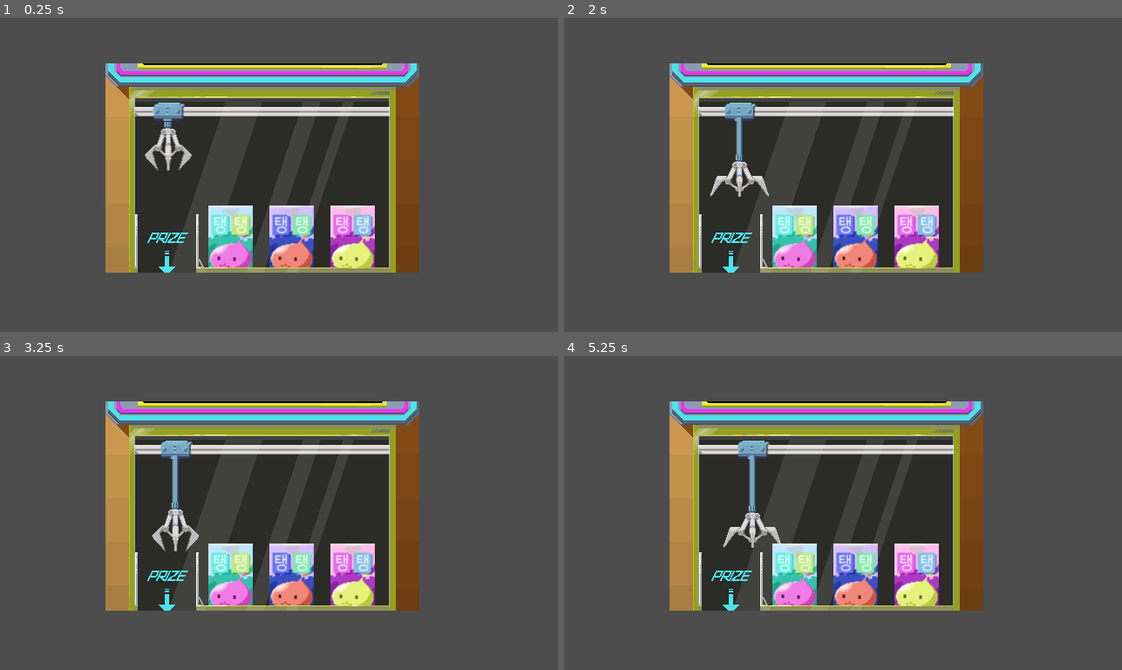
Above: before the commit, frames 1-4 (two rows, left to right).
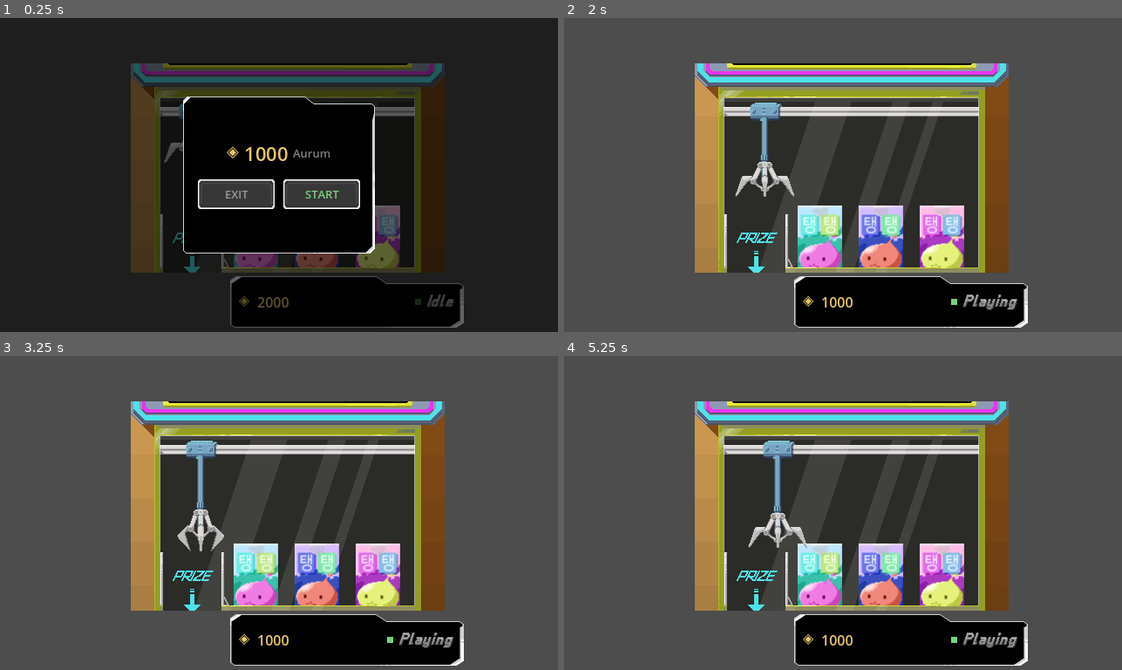
Above: after the commit, the same moments.

Repository: Sandy4j/crane_minigame
Game: Godot game, scene res://CraneMachine.tscn
Two runs of this game, one before a commit and one after it. Both use one fixed random seed, a clock stepped at 60 frames per second and the inputs below.
Inputs (mouse positions are in pixels of both pictures, inside the frame that each line leads up to):
- Up to frame 1 (0.25 s): no input
- Up to frame 2 (2 s): click (887, 193) at 0.5 s, where only the run after the commit has a clickable "START"; tap Enter at 1.25 s; hold Right (right) from 1.28 s (still down); tap Space (grab) at 1.35 s
- Up to frame 3 (3.25 s): release Right (right) at 2.03 s; hold Left (left) 2.03-2.78 s; tap Space (grab) at 2.1, 2.85 s; hold Right (right) from 2.78 s (still down)
- Up to frame 4 (5.25 s): tap Space (grab) at 3.6, 4.35, 5.1 s; release Right (right) at 4.28 s; hold Left (left) from 4.28 s (still down)

The runs differ from the first frame. In frame 1, 97% of the frame differs, in the area x 0-100%, y 0-100%; in frame 2, 27%; in frame 3, 27%; in frame 4, 27%.
Error before the commit: Invalid call. Nonexistent function 'end_session' in base 'Node2D (CraneMachine.gd)'. (res://Scripts/CraneTrain.gd:33)

Commit message:
feat: Implement crane machine session management and UI updates

Diff:
--- a/CraneMachine.tscn
+++ b/CraneMachine.tscn
@@ -1,9 +1,10 @@
-[gd_scene load_steps=19 format=3 uid="uid://dinq705c1nio0"]
+[gd_scene load_steps=28 format=3 uid="uid://dinq705c1nio0"]
 
 [ext_resource type="Script" path="res://Scripts/CraneMachine.gd" id="1_eb7fx"]
 [ext_resource type="Texture2D" uid="uid://cb4mcxm6glm5x" path="res://Asset/Crane_BG_C.png" id="2_6flr6"]
 [ext_resource type="Texture2D" uid="uid://lr8ejdnq26sc" path="res://Asset/Crane_Main.png" id="3_fop12"]
 [ext_resource type="Texture2D" uid="uid://bkknqndlbm644" path="res://Asset/Crane_Glass.png" id="4_qpvyu"]
+[ext_resource type="Texture2D" uid="uid://ct1fhqjfc1s00" path="res://Asset/Crane_UI_Empty.png" id="5_g8f33"]
 [ext_resource type="Script" path="res://Scripts/CraneTrain.gd" id="5_u0b50"]
 [ext_resource type="Texture2D" uid="uid://dtarhum7svgbx" path="res://Asset/Crane_Game_Train.png" id="6_88asv"]
 [ext_resource type="Script" path="res://Scripts/CraneClaw.gd" id="7_yg7s0"]
@@ -14,6 +15,11 @@
 [ext_resource type="Texture2D" uid="uid://c61ug1tdo54me" path="res://Asset/Crane_Game_Box_A.png" id="12_1g3iw"]
 [ext_resource type="Texture2D" uid="uid://d1h7pu4moucrq" path="res://Asset/Crane_Game_Box_B.png" id="13_2m47i"]
 [ext_resource type="Texture2D" uid="uid://cc706nq3q2kjh" path="res://Asset/Crane_Game_Box_C.png" id="14_r0roq"]
+[ext_resource type="Texture2D" uid="uid://bohydmx1mr4iw" path="res://Asset/font/ui_interaction_bg.png" id="15_cuckp"]
+[ext_resource type="Script" path="res://UI/UI.gd" id="16_e03ug"]
+[ext_resource type="FontFile" uid="uid://1m8t6fwto306" path="res://Asset/font/bistrobold.fnt" id="16_hhadh"]
+[ext_resource type="PackedScene" uid="uid://6uvblp3i1p43" path="res://UI/CraneMachinePopup.tscn" id="18_gfoak"]
+[ext_resource type="Script" path="res://UI/CraneMachinePopup.gd" id="20_v6juf"]
 
 [sub_resource type="SpriteFrames" id="SpriteFrames_qcgj4"]
 animations = [{
@@ -62,21 +68,32 @@
 [sub_resource type="RectangleShape2D" id="RectangleShape2D_7vbr8"]
 
 [sub_resource type="RectangleShape2D" id="RectangleShape2D_3suxs"]
-size = Vector2(50, 71)
+size = Vector2(50, 22.5)
+
+[sub_resource type="RectangleShape2D" id="RectangleShape2D_vf5m2"]
+size = Vector2(50, 22.5)
+
+[sub_resource type="RectangleShape2D" id="RectangleShape2D_36kft"]
+size = Vector2(50, 22.5)
 
 [sub_resource type="RectangleShape2D" id="RectangleShape2D_iw5yq"]
 size = Vector2(66, 35)
 
+[sub_resource type="LabelSettings" id="LabelSettings_vrbh8"]
+font = ExtResource("16_hhadh")
+font_size = 25
+font_color = Color(0.764706, 0.764706, 0.764706, 1)
+
 [node name="CraneMachine" type="Node2D"]
 script = ExtResource("1_eb7fx")
 
 [node name="BG" type="Sprite2D" parent="."]
-position = Vector2(301, 172)
+position = Vector2(330, 172)
 texture = ExtResource("2_6flr6")
 metadata/_edit_lock_ = true
 
 [node name="Main" type="Sprite2D" parent="."]
-position = Vector2(301, 172)
+position = Vector2(330, 172)
 texture = ExtResource("3_fop12")
 metadata/_edit_lock_ = true
 
@@ -84,9 +101,14 @@
 texture = ExtResource("4_qpvyu")
 metadata/_edit_lock_ = true
 
+[node name="EmptyLabel" type="Sprite2D" parent="Main"]
+position = Vector2(10, 0)
+texture = ExtResource("5_g8f33")
+
 [node name="CraneTrain" type="Node2D" parent="."]
-position = Vector2(194, 108)
+position = Vector2(223, 108)
 script = ExtResource("5_u0b50")
+metadata/_edit_lock_ = true
 
 [node name="Sprite2D" type="Sprite2D" parent="CraneTrain"]
 texture = ExtResource("6_88asv")
@@ -95,8 +117,11 @@
 position = Vector2(-1, 10)
 
 [node name="CraneClaw" type="Area2D" parent="CraneTrain"]
+z_index = 10
+z_as_relative = false
 position = Vector2(-1, 40)
 script = ExtResource("7_yg7s0")
+success_chance = 0.8
 
 [node name="CraneWire" type="Sprite2D" parent="CraneTrain/CraneClaw"]
 texture_repeat = 2
@@ -106,49 +131,130 @@
 
 [node name="ClawSprite" type="AnimatedSprite2D" parent="CraneTrain/CraneClaw"]
 sprite_frames = SubResource("SpriteFrames_qcgj4")
-animation = &"ClawNeutral"
+animation = &"ClawOpen"
 frame = 1
 frame_progress = 1.0
 
 [node name="CollisionShape2D" type="CollisionShape2D" parent="CraneTrain/CraneClaw"]
-position = Vector2(0, 9)
+position = Vector2(0, 13)
 shape = SubResource("RectangleShape2D_7vbr8")
 
 [node name="Box A" type="Area2D" parent="." groups=["box"]]
-position = Vector2(265, 251)
+z_index = 1
+z_as_relative = false
+position = Vector2(294, 251)
+metadata/_edit_lock_ = true
 
 [node name="Sprite2D" type="Sprite2D" parent="Box A"]
 texture = ExtResource("12_1g3iw")
 
 [node name="CollisionShape2D" type="CollisionShape2D" parent="Box A"]
 visible = false
+position = Vector2(0, -24.25)
 shape = SubResource("RectangleShape2D_3suxs")
 
 [node name="Box B" type="Area2D" parent="." groups=["box"]]
-position = Vector2(335, 251)
+z_index = 1
+z_as_relative = false
+position = Vector2(364, 251)
+metadata/_edit_lock_ = true
 
 [node name="Sprite2D" type="Sprite2D" parent="Box B"]
 texture = ExtResource("13_2m47i")
 
 [node name="CollisionShape2D" type="CollisionShape2D" parent="Box B"]
 visible = false
-shape = SubResource("RectangleShape2D_3suxs")
+position = Vector2(0, -24)
+shape = SubResource("RectangleShape2D_vf5m2")
 
 [node name="Box C" type="Area2D" parent="." groups=["box"]]
-position = Vector2(405, 251)
+z_index = 1
+z_as_relative = false
+position = Vector2(434, 251)
+metadata/_edit_lock_ = true
 
 [node name="Sprite2D" type="Sprite2D" parent="Box C"]
 texture = ExtResource("14_r0roq")
 
 [node name="CollisionShape2D" type="CollisionShape2D" parent="Box C"]
 visible = false
-shape = SubResource("RectangleShape2D_3suxs")
+position = Vector2(0, -24)
+shape = SubResource("RectangleShape2D_36kft")
 
 [node name="DropZone" type="Area2D" parent="."]
-position = Vector2(169, 251)
+position = Vector2(198, 251)
 
 [node name="CollisionShape2D" type="CollisionShape2D" parent="DropZone"]
-position = Vector2(23, 7.5)
+position = Vector2(24, 66)
 shape = SubResource("RectangleShape2D_iw5yq")
 
+[node name="UI" type="CanvasLayer" parent="."]
+layer = 10
+script = ExtResource("16_e03ug")
+
+[node name="Control" type="Control" parent="UI"]
+layout_mode = 3
+anchors_preset = 15
+anchor_right = 1.0
+anchor_bottom = 1.0
+grow_horizontal = 2
+grow_vertical = 2
+mouse_filter = 2
+
+[node name="HUDBar" type="TextureRect" parent="UI/Control"]
+layout_mode = 1
+anchors_preset = 1
+anchor_left = 1.0
+anchor_right = 1.0
+offset_left = -376.0
+offset_top = 296.0
+offset_right = -108.0
+offset_bottom = 355.0
+grow_horizontal = 0
+texture = ExtResource("15_cuckp")
+
+[node name="Content" type="HBoxContainer" parent="UI/Control/HUDBar"]
+layout_mode = 1
+anchors_preset = 15
+anchor_right = 1.0
+anchor_bottom = 1.0
+offset_left = 10.0
+offset_top = 6.0
+offset_right = -10.0
+offset_bottom = -6.0
+grow_horizontal = 2
+grow_vertical = 2
+theme_override_constants/separation = 8
+
+[node name="AurumIcon" type="Label" parent="UI/Control/HUDBar/Content"]
+layout_mode = 2
+theme_override_colors/font_color = Color(0.91, 0.78, 0.42, 1)
+theme_override_font_sizes/font_size = 16
+text = "◈"
+
+[node name="AurumLabel" type="Label" parent="UI/Control/HUDBar/Content"]
+layout_mode = 2
+size_flags_horizontal = 3
+theme_override_colors/font_color = Color(0.91, 0.78, 0.42, 1)
+theme_override_font_sizes/font_size = 16
+text = "0"
+metadata/node_id = "aurum_label"
+
+[node name="StatusDot" type="ColorRect" parent="UI/Control/HUDBar/Content"]
+custom_minimum_size = Vector2(7, 7)
+layout_mode = 2
+size_flags_vertical = 4
+color = Color(0.23, 0.36, 0.23, 1)
+metadata/node_id = "status_dot"
+
+[node name="StatusLabel" type="Label" parent="UI/Control/HUDBar/Content"]
+layout_mode = 2
+text = "Idle"
+label_settings = SubResource("LabelSettings_vrbh8")
+metadata/node_id = "status_label"
+
+[node name="CraneMachinePopup" parent="." instance=ExtResource("18_gfoak")]
+visible = false
+script = ExtResource("20_v6juf")
+
 [connection signal="area_shape_entered" from="DropZone" to="." method="_on_drop_zone_area_shape_entered"]
--- /dev/null
+++ b/CraneMachineHUD.tscn
@@ -0,0 +1,76 @@
+[gd_scene load_steps=2 format=3 uid="uid://dai0otd40lasp"]
+
+[ext_resource type="Texture2D" uid="uid://bohydmx1mr4iw" path="res://Asset/font/ui_interaction_bg.png" id="1_hudbg"]
+
+[node name="CraneMachineHUD" type="CanvasLayer"]
+layer = 10
+
+[node name="HUDRoot" type="Control" parent="."]
+layout_mode = 3
+anchors_preset = 15
+anchor_right = 1.0
+anchor_bottom = 1.0
+grow_horizontal = 2
+grow_vertical = 2
+mouse_filter = 2
+
+[node name="HUDBar" type="NinePatchRect" parent="HUDRoot"]
+layout_mode = 1
+anchors_preset = 2
+anchor_top = 1.0
+anchor_bottom = 1.0
+offset_left = 12.0
+offset_top = -52.0
+offset_right = 280.0
+offset_bottom = -12.0
+grow_vertical = 0
+texture = ExtResource("1_hudbg")
+patch_margin_left = 12
+patch_margin_top = 12
+patch_margin_right = 20
+patch_margin_bottom = 12
+
+[node name="Content" type="HBoxContainer" parent="HUDRoot/HUDBar"]
+layout_mode = 1
+anchors_preset = 15
+anchor_right = 1.0
+anchor_bottom = 1.0
+offset_left = 10.0
+offset_top = 6.0
+offset_right = -10.0
+offset_bottom = -6.0
+grow_horizontal = 2
+grow_vertical = 2
+theme_override_constants/separation = 8
+
+[node name="AurumIcon" type="Label" parent="HUDRoot/HUDBar/Content"]
+layout_mode = 2
+theme_override_colors/font_color = Color(0.91, 0.78, 0.42, 1)
+theme_override_font_sizes/font_size = 16
+text = "◈"
+
+[node name="AurumLabel" type="Label" parent="HUDRoot/HUDBar/Content"]
+layout_mode = 2
+size_flags_horizontal = 3
+theme_override_colors/font_color = Color(0.91, 0.78, 0.42, 1)
+theme_override_font_sizes/font_size = 16
+text = "0"
+metadata/node_id = "aurum_label"
+
+[node name="Separator" type="VSeparator" parent="HUDRoot/HUDBar/Content"]
+layout_mode = 2
+size_flags_vertical = 4
+
+[node name="StatusDot" type="ColorRect" parent="HUDRoot/HUDBar/Content"]
+custom_minimum_size = Vector2(7, 7)
+layout_mode = 2
+size_flags_vertical = 4
+color = Color(0.23, 0.36, 0.23, 1)
+metadata/node_id = "status_dot"
+
+[node name="StatusLabel" type="Label" parent="HUDRoot/HUDBar/Content"]
+layout_mode = 2
+theme_override_colors/font_color = Color(0.6, 0.6, 0.6, 1)
+theme_override_font_sizes/font_size = 13
+text = "Idle"
+metadata/node_id = "status_label"
--- a/Scripts/CraneClaw.gd
+++ b/Scripts/CraneClaw.gd
@@ -3,10 +3,15 @@
 @export var drop_speed: float = 60.0
 @export var max_drop: float = 75.0
 
+@export var grab_offset: Vector2 = Vector2(0, 29)
+@export_range(0.0, 1.0, 0.01) var success_chance: float = 0.82
+
 var start_y: float
 var is_dropping: bool = false
 var is_returning: bool = false
+var is_failing: bool = false
 var grabbed_box: Area2D = null
+var _box_origin: Vector2
 
 @onready var wire: Sprite2D = $CraneWire
 @onready var anim: AnimatedSprite2D = $ClawSprite
@@ -15,13 +20,15 @@
 
 const WIRE_BASE_HEIGHT: float = 8.0
 
-signal box_dropped(box: Area2D)
+signal box_dropped
+signal grab_failed
 
 func _ready():
 	start_y = position.y
 
+## Claw dianggap sibuk jika sedang drop, return, atau animasi gagal
 func is_busy() -> bool:
-	return is_dropping or is_returning
+	return is_dropping or is_returning or is_failing
 
 func _process(delta):
 	if is_dropping:
@@ -37,7 +44,10 @@
 		if position.y <= start_y:
 			position.y = start_y
 			is_returning = false
-			get_parent().on_claw_finished()
+			if grabbed_box != null:
+				get_parent().on_claw_grabbed()
+			else:
+				get_parent().on_claw_finished()
 
 func _update_wire():
 	var anchor_local = to_local(train_anchor.global_position)
@@ -53,16 +63,59 @@
 	var overlapping = get_overlapping_areas()
 	if overlapping.size() > 0:
 		grabbed_box = overlapping[0]
+		_box_origin = grabbed_box.global_position
+
 		anim.play("ClawGrab")
+		var target_global := global_position + grab_offset
 		grabbed_box.reparent(self)
-		grabbed_box.position = Vector2(0, 10)
+		grabbed_box.global_position = target_global
 		if grabbed_box.has_node("CollisionShape2D"):
 			grabbed_box.get_node("CollisionShape2D").disabled = true
-		is_returning = true
+		await get_tree().create_timer(0.2).timeout
+
+		# Roll rng
+		if randf() <= success_chance:
+			is_returning = true
+		else:
+			_handle_fail()
 	else:
 		anim.play("ClawNeutral")
 		await get_tree().create_timer(0.2).timeout
 		is_returning = true
+
+
+## Handle saat gagal grab box
+func _handle_fail():
+	is_failing = true
+	is_returning = true
+
+	await get_tree().create_timer(0.55).timeout
+
+	if grabbed_box == null:
+		is_failing = false
+		return
+
+	var box = grabbed_box
+	var scene_root = get_tree().current_scene
+	grabbed_box = null
+
+	anim.play("ClawOpen")
+	box.reparent(scene_root)
+
+	if box.has_node("CollisionShape2D"):
+		box.get_node("CollisionShape2D").disabled = false
+
+	# Animasi kotak balik ke posisi semula
+	var tween = create_tween()
+	tween.set_ease(Tween.EASE_IN)
+	tween.set_trans(Tween.TRANS_QUAD)
+	tween.tween_property(box, "global_position", _box_origin, 0.4)
+
+	await tween.finished
+
+	anim.play("ClawNeutral")
+	is_failing = false
+	grab_failed.emit()
 
 func release_box():
 	if grabbed_box == null:
@@ -83,8 +136,8 @@
 	var tween = create_tween()
 	tween.set_ease(Tween.EASE_IN)
 	tween.set_trans(Tween.TRANS_QUAD)
-	tween.tween_property(box, "position:y", box.position.y + 120.0, 0.4)
+	tween.tween_property(box, "position:y", box.position.y + 200.0, 0.5)
 
 	await tween.finished
 	anim.play("ClawNeutral")
-	box_dropped.emit(box)
+	box_dropped.emit()
--- a/Scripts/CraneMachine.gd
+++ b/Scripts/CraneMachine.gd
@@ -1,7 +1,106 @@
 extends Node2D
 
+@export var session_cost: int = 1000
+@export var aurum: int = 2000
 
-func _on_drop_zone_area_shape_entered(area_rid, area, area_shape_index, local_shape_index):
+var session_active: bool = false
+var is_empty: bool = false
+var has_played_once: bool = false
+var pending_session: bool = false
+
+signal session_started
+signal session_failed_no_aurum
+signal session_ended
+signal aurum_changed(new_amount)
+signal machine_empty
+
+@onready var train = $CraneTrain
+@onready var claw = $CraneTrain/CraneClaw
+@onready var empty_label = $Main/EmptyLabel
+@onready var popup = $CraneMachinePopup
+@onready var ui = $UI
+
+
+func _ready():
+	claw.grab_failed.connect(_on_grab_failed)
+	claw.box_dropped.connect(_on_box_dropped)
+
+	empty_label.visible = false
+	train.can_move = false
+
+	aurum_changed.emit(aurum)
+
+	popup.open(session_cost, aurum)
+
+func try_start_session() -> void:
+	if is_empty:
+		return
+	if aurum < session_cost:
+		session_failed_no_aurum.emit()
+		popup.show_warning()
+		return
+
+	# Potong aurum untuk sesi pertama dari popup
+	aurum -= session_cost
+	aurum_changed.emit(aurum)
+
+	session_active = true
+	has_played_once = true
+	train.can_move = true
+	session_started.emit()
+	popup.close()
+
+func end_session() -> void:
+	session_active = false
+	train.can_move = false
+	session_ended.emit()
+
+	await get_tree().process_frame
+	_check_boxes()
+
+	if is_empty:
+		# Box habis, tampilkan popup
+		popup.open(session_cost, aurum)
+	else:
+		# Masih ada box, set pending session (aurum dipotong saat train mulai gerak)
+		pending_session = true
+		train.can_move = true
+		popup.close()
+
+func start_pending_session() -> void:
+	if not pending_session:
+		return
+
+	if aurum < session_cost:
+		session_failed_no_aurum.emit()
+		popup.show_warning()
+		popup.open(session_cost, aurum)
+		pending_session = false
+		train.can_move = false
+		return
+
+	# Potong aurum saat train mulai bergerak
+	aurum -= session_cost
+	aurum_changed.emit(aurum)
+
+	session_active = true
+	has_played_once = true
+	pending_session = false
+	session_started.emit()
+
+func _check_boxes() -> void:
+	var boxes = get_tree().get_nodes_in_group("box")
+	if boxes.size() == 0:
+		is_empty = true
+		empty_label.visible = true
+		machine_empty.emit()
+
+func _on_grab_failed():
+	end_session()
+
+func _on_box_dropped():
+	end_session()
+
+func _on_drop_zone_area_shape_entered(_area_rid, area, _area_shape_index, _local_shape_index):
 	if area.is_in_group("box"):
 		area.queue_free()
-		print("masuk")
--- a/Scripts/CraneTrain.gd
+++ b/Scripts/CraneTrain.gd
@@ -1,15 +1,38 @@
 extends Node2D
 
 @export var speed: float = 100.0
-var min_x: float = 190.0
-var max_x: float = 410.0
+@export var auto_speed: float = 100.0
+@export var drop_zone_x: float = 220.0
 
+var min_x: float = 220.0
+var max_x: float = 433.0
 var can_move: bool = true
+var is_auto_moving: bool = false
+var has_deducted_for_session: bool = false
 
 @onready var claw = $CraneClaw
+@onready var crane_machine = get_parent()
+
+
+func _ready():
+	# Dengarkan sinyal box_dropped untuk tahu kapan box sudah dilepas
+	claw.box_dropped.connect(_on_box_dropped)
 
 func _process(delta):
+	if is_auto_moving:
+		position.x = move_toward(position.x, drop_zone_x, auto_speed * delta)
+		if position.x == drop_zone_x:
+			is_auto_moving = false
+			claw.release_box()
+		return
+
 	if can_move:
+		var is_moving = Input.is_action_pressed("left") or Input.is_action_pressed("right")
+		if is_moving and not has_deducted_for_session:
+			# Aurum dipotong saat train mulai bergerak
+			crane_machine.start_pending_session()
+			has_deducted_for_session = true
+
 		if Input.is_action_pressed("left"):
 			position.x -= speed * delta
 		if Input.is_action_pressed("right"):
@@ -22,12 +45,18 @@
 func _trigger_drop():
 	if claw.is_busy():
 		return
-	if claw.grabbed_box != null:
-		claw.release_box()
-	else:
+
+	if claw.grabbed_box == null:
 		can_move = false
 		claw.drop()
 
+func on_claw_grabbed():
+	is_auto_moving = true
+
 func on_claw_finished():
 	can_move = true
-	get_parent().end_session()
+	has_deducted_for_session = false
+
+func _on_box_dropped():
+	can_move = true
+	has_deducted_for_session = false
--- /dev/null
+++ b/UI/CraneMachinePopup.gd
@@ -0,0 +1,34 @@
+extends CanvasLayer
+
+@onready var cost_value: Label = $PopupRoot/Panel/VLayout/CostRow/CostValue
+@onready var warning_label: Label = $PopupRoot/Panel/VLayout/WarningLabel
+@onready var start_button: TextureButton = $PopupRoot/Panel/VLayout/ButtonRow/StartButton
+@onready var exit_button: TextureButton = $PopupRoot/Panel/VLayout/ButtonRow/ExitButton
+
+func _ready():
+	start_button.pressed.connect(_on_start_pressed)
+	exit_button.pressed.connect(_on_exit_pressed)
+	visible = false
+
+func open(cost: int, current_aurum: int) -> void:
+	cost_value.text = str(cost)
+	warning_label.visible = false
+
+	# Disable start button jika aurum tidak cukup
+	var can_play: bool = current_aurum >= cost
+	start_button.modulate.a = 1.0 if can_play else 0.45
+	start_button.disabled = not can_play
+
+	visible = true
+
+func close() -> void:
+	visible = false
+
+func show_warning() -> void:
+	warning_label.visible = true
+
+func _on_start_pressed() -> void:
+	get_parent().try_start_session()
+
+func _on_exit_pressed() -> void:
+	get_tree().quit()
--- /dev/null
+++ b/UI/CraneMachinePopup.tscn
@@ -0,0 +1,139 @@
+[gd_scene load_steps=3 format=3 uid="uid://6uvblp3i1p43"]
+
+[ext_resource type="Texture2D" uid="uid://bohydmx1mr4iw" path="res://Asset/font/ui_interaction_bg.png" id="1_popupbg"]
+[ext_resource type="Texture2D" uid="uid://42kvbnoypryt" path="res://Asset/font/ui_popup_button_small.png" id="2_btn"]
+
+[node name="CraneMachinePopup" type="CanvasLayer"]
+layer = 20
+
+[node name="PopupRoot" type="Control" parent="."]
+layout_mode = 3
+anchors_preset = 15
+anchor_right = 1.0
+anchor_bottom = 1.0
+grow_horizontal = 2
+grow_vertical = 2
+
+[node name="Dimmer" type="ColorRect" parent="PopupRoot"]
+layout_mode = 1
+anchors_preset = 15
+anchor_right = 1.0
+anchor_bottom = 1.0
+grow_horizontal = 2
+grow_vertical = 2
+color = Color(0, 0, 0, 0.6)
+
+[node name="Panel" type="NinePatchRect" parent="PopupRoot"]
+layout_mode = 1
+anchors_preset = 8
+anchor_left = 0.5
+anchor_top = 0.5
+anchor_right = 0.5
+anchor_bottom = 0.5
+offset_left = -110.0
+offset_top = -90.0
+offset_right = 110.0
+offset_bottom = 90.0
+grow_horizontal = 2
+grow_vertical = 2
+texture = ExtResource("1_popupbg")
+patch_margin_left = 12
+patch_margin_top = 12
+patch_margin_right = 20
+patch_margin_bottom = 12
+
+[node name="VLayout" type="VBoxContainer" parent="PopupRoot/Panel"]
+layout_mode = 1
+anchors_preset = 15
+anchor_right = 1.0
+anchor_bottom = 1.0
+offset_left = 16.0
+offset_top = 14.0
+offset_right = -16.0
+offset_bottom = -14.0
+grow_horizontal = 2
+grow_vertical = 2
+theme_override_constants/separation = 14
+alignment = 1
+
+[node name="CostRow" type="HBoxContainer" parent="PopupRoot/Panel/VLayout"]
+layout_mode = 2
+theme_override_constants/separation = 6
+alignment = 1
+
+[node name="CostIcon" type="Label" parent="PopupRoot/Panel/VLayout/CostRow"]
+layout_mode = 2
+theme_override_colors/font_color = Color(0.91, 0.78, 0.42, 1)
+theme_override_font_sizes/font_size = 18
+text = "◈"
+
+[node name="CostValue" type="Label" parent="PopupRoot/Panel/VLayout/CostRow"]
+layout_mode = 2
+theme_override_colors/font_color = Color(0.91, 0.78, 0.42, 1)
+theme_override_font_sizes/font_size = 22
+text = "500"
+metadata/node_id = "cost_value"
+
+[node name="CostLabel" type="Label" parent="PopupRoot/Panel/VLayout/CostRow"]
+layout_mode = 2
+theme_override_colors/font_color = Color(0.5, 0.5, 0.5, 1)
+theme_override_font_sizes/font_size = 13
+text = "Aurum"
+
+[node name="WarningLabel" type="Label" parent="PopupRoot/Panel/VLayout"]
+visible = false
+layout_mode = 2
+theme_override_colors/font_color = Color(0.78, 0.31, 0.31, 1)
+theme_override_font_sizes/font_size = 12
+text = "Aurum tidak cukup!"
+horizontal_alignment = 1
+metadata/node_id = "warning_label"
+
+[node name="ButtonRow" type="HBoxContainer" parent="PopupRoot/Panel/VLayout"]
+layout_mode = 2
+theme_override_constants/separation = 10
+alignment = 1
+
+[node name="ExitButton" type="TextureButton" parent="PopupRoot/Panel/VLayout/ButtonRow"]
+custom_minimum_size = Vector2(88, 34)
+layout_mode = 2
+texture_normal = ExtResource("2_btn")
+stretch_mode = 0
+metadata/node_id = "exit_button"
+
+[node name="ExitLabel" type="Label" parent="PopupRoot/Panel/VLayout/ButtonRow/ExitButton"]
+layout_mode = 1
+anchors_preset = 8
+anchor_left = 0.5
+anchor_top = 0.5
+anchor_right = 0.5
+anchor_bottom = 0.5
+grow_horizontal = 2
+grow_vertical = 2
+theme_override_colors/font_color = Color(0.6, 0.6, 0.6, 1)
+theme_override_font_sizes/font_size = 13
+text = "EXIT"
+horizontal_alignment = 1
+vertical_alignment = 1
+
+[node name="StartButton" type="TextureButton" parent="PopupRoot/Panel/VLayout/ButtonRow"]
+custom_minimum_size = Vector2(88, 34)
+layout_mode = 2
+texture_normal = ExtResource("2_btn")
+stretch_mode = 0
+metadata/node_id = "start_button"
+
+[node name="StartLabel" type="Label" parent="PopupRoot/Panel/VLayout/ButtonRow/StartButton"]
+layout_mode = 1
+anchors_preset = 8
+anchor_left = 0.5
+anchor_top = 0.5
+anchor_right = 0.5
+anchor_bottom = 0.5
+grow_horizontal = 2
+grow_vertical = 2
+theme_override_colors/font_color = Color(0.49, 0.81, 0.49, 1)
+theme_override_font_sizes/font_size = 13
+text = "START"
+horizontal_alignment = 1
+vertical_alignment = 1
--- /dev/null
+++ b/UI/UI.gd
@@ -0,0 +1,35 @@
+extends CanvasLayer
+
+@onready var aurum_label: Label = $Control/HUDBar/Content/AurumLabel
+@onready var status_label: Label = $Control/HUDBar/Content/StatusLabel
+@onready var status_dot: ColorRect = $Control/HUDBar/Content/StatusDot
+
+const COLOR_IDLE    := Color(0.23, 0.36, 0.23, 1)
+const COLOR_ACTIVE  := Color(0.49, 0.81, 0.49, 1)
+const COLOR_EMPTY   := Color(0.5, 0.2, 0.2, 1)
+
+func _ready():
+	var machine = get_parent()
+	machine.aurum_changed.connect(_on_aurum_changed)
+	machine.session_started.connect(_on_session_started)
+	machine.session_ended.connect(_on_session_ended)
+	machine.machine_empty.connect(_on_machine_empty)
+
+	_set_status("Idle", COLOR_IDLE)
+	aurum_label.text = str(machine.aurum)
+
+func _on_aurum_changed(new_amount: int) -> void:
+	aurum_label.text = str(new_amount)
+
+func _on_session_started() -> void:
+	_set_status("Playing", COLOR_ACTIVE)
+
+func _on_session_ended() -> void:
+	_set_status("Idle", COLOR_IDLE)
+
+func _on_machine_empty() -> void:
+	_set_status("Empty", COLOR_EMPTY)
+
+func _set_status(text: String, dot_color: Color) -> void:
+	status_label.text = text
+	status_dot.color = dot_color
--- a/project.godot
+++ b/project.godot
@@ -14,10 +14,6 @@
 run/main_scene="res://CraneMachine.tscn"
 config/features=PackedStringArray("4.2", "Forward Plus")
 config/icon="res://icon.svg"
-
-[autoload]
-
-GameManager="*res://Scripts/GameManager.gd"
 
 [display]
 
Not shown, added: Gdd/Blindbox Crane Machine Doc.pdf
